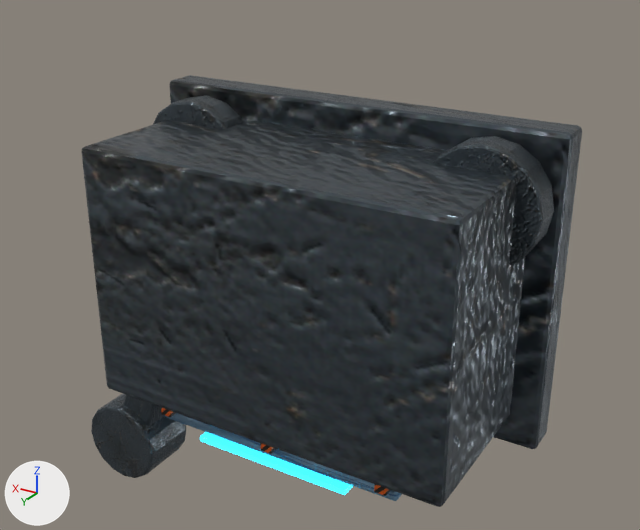
A saved change to the glTF model assets/world/aetherfall/phase2/salvage_pod.glb.
One viewpoint serves both versions: a camera (50 mm lens) standing at (-4.01, 7.49, 3.43) and looking at (0.23, 0.43, -0.1). Lighting does not change. The marker at lower left points along +X, +Y and +Z. The picture after the commit comes second. Where no turn or scale is listed for an object, it has been applied to the vertices. Vertices at exactly the same position are counted once.

The older version as bpy lines, for what is in view:
```python
ob_podbase = bpy.data.objects.new('PodBase', me_cube_004)
ob_podbase.location = (0.0, 0.18, 0.0)
ob_poddiagnostic = bpy.data.objects.new('PodDiagnostic', me_cube_008)
ob_poddiagnostic.location = (0.0, 1.66, -1.62)
ob_podfrontarmor = bpy.data.objects.new('PodFrontArmor', me_cube_006)
ob_podfrontarmor.location = (0.0, 1.12, -1.4)
ob_podhull = bpy.data.objects.new('PodHull', me_cube_005)
ob_podhull.location = (0.0, 1.08, 0.0)
ob_podhullrib__1_2 = bpy.data.objects.new('PodHullRib_-1.2', me_cube_009)
ob_podhullrib__1_2.location = (-1.2, 1.2, -1.39)
ob_podtoolarm = bpy.data.objects.new('PodToolArm', me_cube_007)
ob_podtoolarm.location = (1.35, 1.65, -0.85)
ob_podtoolhead = bpy.data.objects.new('PodToolHead', me_cylinder_004)
ob_podtoolhead.location = (1.75, 1.63, -1.9)
ob_podwheel_1_52 = bpy.data.objects.new('PodWheel_1.52', me_cylinder_002)
ob_podwheel_1_52.location = (1.52, 0.62, 0.92)
ob_podwheel__1_52 = bpy.data.objects.new('PodWheel_-1.52', me_cylinder)
ob_podwheel__1_52.location = (-1.52, 0.62, 0.92)
```
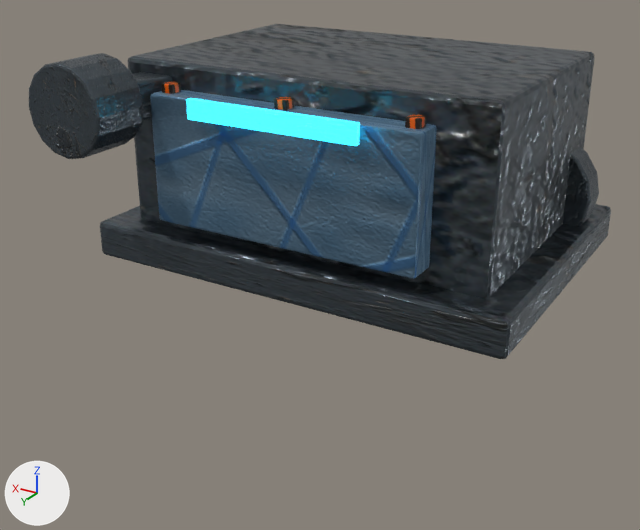
Where the newer file only moved an object's origin or applied its transform, the numbers keep the older frame.

Changed parts and their boxes [x1, y1, x2, y2] in the pictures (640 x 530 px):
'PodHull', turned: before [81, 119, 525, 507]; after [128, 24, 595, 298]
'PodBase', turned: before [169, 75, 582, 449]; after [100, 204, 611, 359]
'PodFrontArmor', turned (mostly hidden before): before [163, 413, 402, 501]; after [150, 90, 437, 278]
'PodToolHead', moved, turned: before [91, 394, 186, 478]; after [29, 53, 143, 159]
'PodWheel_-1.52', moved, turned: before [433, 136, 554, 265]; after [563, 147, 599, 227]
'PodDiagnostic', moved: before [200, 432, 353, 495]; after [186, 98, 360, 146]
'PodToolArm', turned: before [124, 395, 163, 426]; after [132, 72, 172, 120]
'PodHullRib_-1.2', turned: before [374, 484, 390, 496]; after [405, 114, 426, 129]
'PodHullRib_0', moved: before [260, 443, 276, 454]; after [274, 96, 294, 110]
'PodHullRib_1.2', moved: before [161, 407, 176, 417]; after [162, 81, 181, 94]
'PodWheel_1.52', unchanged, covered by the edit: before [153, 95, 243, 129]

The change, as a diff of the scene's bpy script:
```diff
--- a/assets/world/aetherfall/phase2/salvage_pod.glb.py
+++ b/assets/world/aetherfall/phase2/salvage_pod.glb.py
@@ me_cube_004 @@
-me_cube_004.from_pydata(...)  # 56 vertices, 108 faces; spans x -2.12..2.12, y -0.18..0.18, z -1.55..1.55
+me_cube_004.from_pydata(...)  # 56 vertices, 108 faces; spans x -2.12..2.12, y -1.55..1.55, z -0.18..0.18
+# me_cube_004 part 1: the whole mesh is turned 90 degrees about the x axis through its middle
 me_cube_004.materials.append(mat_phase2dark)
@@ me_cube_006 @@
-me_cube_006.from_pydata(...)  # 56 vertices, 108 faces; spans x -1.33..1.33, y -0.6..0.6, z -0.15..0.15
+me_cube_006.from_pydata(...)  # 56 vertices, 108 faces; spans x -1.33..1.33, y -0.15..0.15, z -0.6..0.6
+# me_cube_006 part 2: the whole mesh is turned 90 degrees about the x axis through its middle
 me_cube_006.materials.append(mat_phase2iceshadow)
@@ me_cube_005 @@
-me_cube_005.from_pydata(...)  # 56 vertices, 108 faces; spans x -1.84..1.84, y -0.88..0.88, z -1.26..1.26
+me_cube_005.from_pydata(...)  # 56 vertices, 108 faces; spans x -1.84..1.84, y -1.26..1.26, z -0.88..0.88
+# me_cube_005 part 3: the whole mesh is turned 90 degrees about the x axis through its middle
 me_cube_005.materials.append(mat_phase2steel)
@@ me_cube_009 @@
-me_cube_009.from_pydata(...)  # 56 vertices, 108 faces; spans x -0.06..0.06, y -0.6..0.6, z -0.065..0.065
+me_cube_009.from_pydata(...)  # 56 vertices, 108 faces; spans x -0.06..0.06, y -0.065..0.065, z -0.6..0.6
+# me_cube_009 part 4: the whole mesh is turned 90 degrees about the x axis through its middle
 me_cube_009.materials.append(mat_phase2hazard)
@@ me_cube_007 @@
-me_cube_007.from_pydata(...)  # 56 vertices, 108 faces; spans x -0.53..0.53, y -0.18..0.18, z -1.16..1.16
+me_cube_007.from_pydata(...)  # 56 vertices, 108 faces; spans x -0.53..0.53, y -1.96..0.36, z 2.32..2.68
+# me_cube_007 part 5: the whole mesh is turned 90 degrees about the x axis through its middle, then moved by (0.0, -0.8, 2.5)
 me_cube_007.materials.append(mat_phase2steel)
@@ me_cylinder_004 @@
-me_cylinder_004.from_pydata(...)  # 96 vertices, 188 faces; spans x -0.42..0.42, y -0.29..0.29, z -0.42..0.42
+me_cylinder_004.from_pydata(...)  # 96 vertices, 188 faces; spans x -0.42..0.42, y -0.02..0.56, z 3.11..3.95
+# me_cylinder_004 part 6: the whole mesh is turned 180 degrees about the x axis through its middle, then moved by (0.0, 0.27, 3.53)
 me_cylinder_004.materials.append(mat_phase2dark)
@@ me_cylinder @@
-me_cylinder.from_pydata(...)  # 96 vertices, 188 faces; spans x -0.56..0.56, y -0.17..0.17, z -0.56..0.56
+me_cylinder.from_pydata(...)  # 96 vertices, 188 faces; spans x -0.56..0.56, y -1.71..-1.37, z -0.86..0.26
+# me_cylinder part 7: the whole mesh is turned 180 degrees about the x axis through its middle, then moved by (0.0, -1.54, -0.3)
 me_cylinder.materials.append(mat_phase2dark)
@@ ob_podbase @@
 ob_podbase = bpy.data.objects.new('PodBase', me_cube_004)
-ob_podbase.location = (0.0, 0.18, 0.0)
+ob_podbase.location = (0.0, 0.0, 0.18)
@@ ob_poddiagnostic @@
 ob_poddiagnostic = bpy.data.objects.new('PodDiagnostic', me_cube_008)
-ob_poddiagnostic.location = (0.0, 1.66, -1.62)
+ob_poddiagnostic.location = (0.0, 1.62, 1.66)
@@ ob_podfrontarmor @@
 ob_podfrontarmor = bpy.data.objects.new('PodFrontArmor', me_cube_006)
-ob_podfrontarmor.location = (0.0, 1.12, -1.4)
+ob_podfrontarmor.location = (0.0, 1.4, 1.12)
@@ ob_podhull @@
 ob_podhull = bpy.data.objects.new('PodHull', me_cube_005)
-ob_podhull.location = (0.0, 1.08, 0.0)
+ob_podhull.location = (0.0, 0.0, 1.08)
@@ ob_podhullrib__1_2 @@
 ob_podhullrib__1_2 = bpy.data.objects.new('PodHullRib_-1.2', me_cube_009)
-ob_podhullrib__1_2.location = (-1.2, 1.2, -1.39)
+ob_podhullrib__1_2.location = (-1.2, 1.39, 1.2)
@@ ob_podhullrib_0 @@
 ob_podhullrib_0 = bpy.data.objects.new('PodHullRib_0', me_cube_010)
-ob_podhullrib_0.location = (0.0, 1.2, -1.39)
+ob_podhullrib_0.location = (0.0, 1.39, 1.2)
@@ ob_podhullrib_1_2 @@
 ob_podhullrib_1_2 = bpy.data.objects.new('PodHullRib_1.2', me_cube_011)
-ob_podhullrib_1_2.location = (1.2, 1.2, -1.39)
+ob_podhullrib_1_2.location = (1.2, 1.39, 1.2)
```
